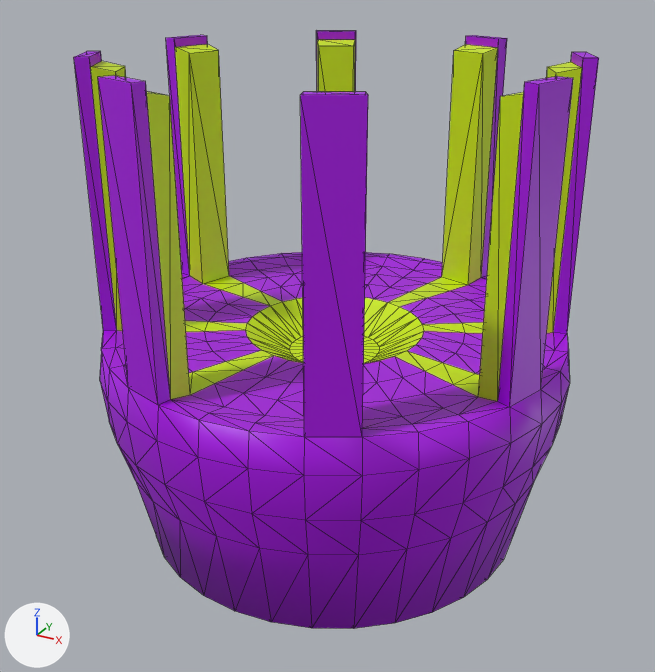
One commit to the COLLADA model 3d-models/AlienStructureSpawnerVertical.dae: the scene before it, then after it.
One viewpoint serves both versions: a 50 mm lens placed at (1.71, -3.18, 1.66), pointed at (-0.01, -0.05, 0.09). Arrows for +X, +Y and +Z are at lower left; the lights stay in place. Mesh edges are drawn as thin lines.

The scene before the commit, as lines of its bpy script (objects in view):
```python
me_sphere = bpy.data.meshes.new('Sphere')
me_sphere.from_pydata(...)  # 546 vertices, 1088 faces; spans x -1.0..1.0, y -1.0..1.0, z -0.8..1.25
# faces by material slot: [864, 224]
me_sphere.materials.append(mat_material_001)  # purple #a900e6
me_sphere.materials.append(mat_material_002)  # yellow #c9e600
ob_sphere = bpy.data.objects.new('Sphere', me_sphere)
ob_sphere.location = (0.0, 0.0, 0.0)
```
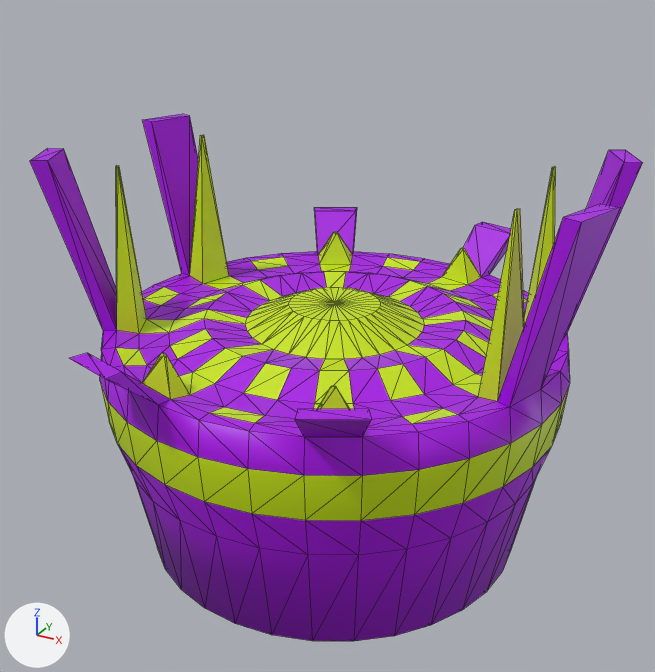
Where the change shows, as pixel boxes (x1, y1, x2, y2) in the pictures (655 x 672 px; the box of a moved part takes in the faces that stretch with it):
'Sphere', reshaped (17% wider, 12% shorter): before (74, 30, 599, 628); after (30, 114, 643, 641)
part 1 of me_sphere, moved or reshaped: before (135, 480, 534, 628); after (134, 476, 537, 641)
part 2 of me_sphere, moved or reshaped: before (246, 298, 424, 363); after (245, 291, 424, 359)
part 3 of me_sphere, moved or reshaped: before (184, 273, 484, 403); after (169, 271, 493, 404)
part 4 of me_sphere, moved or reshaped: before (290, 335, 379, 363); after (289, 287, 380, 321)
part 5 of me_sphere, moved or reshaped: before (74, 30, 599, 437); after (30, 114, 643, 437)
part 6 of me_sphere, recoloured: (100, 257, 569, 521) in both

The change in detail:
me_sphere is used by ob_sphere; location (0.0, 0.0, 0.0).
me_sphere had 546 vertices, 1088 faces and spanned x -1.0..1.0, y -1.0..1.0, z -0.8..1.25.
me_sphere now has 546 vertices, 1088 faces and spans x -1.17..1.17, y -1.17..1.17, z -0.86..0.86.
me_sphere part 1: all 161 vertices in x -0.83..0.83, y -0.83..0.83, z -0.8 are moved by (0.0, 0.0, -0.06).
me_sphere part 2: all 32 vertices in x -0.38..0.38, y -0.38..0.38, z 0.12 are moved by (0.0, 0.0, 0.03).
me_sphere part 3: 32 of the vertices in x -0.56..0.56, y -0.56..0.56, z 0.12 are moved by (0.0, 0.0, 0.06).
me_sphere part 4: all 33 vertices in x -0.2..0.2, y -0.2..0.2, z 0.02 are moved by (0.0, 0.0, 0.21).
me_sphere part 5: 64 of 546 vertices moved; they spanned x -0.96..0.96, y -0.96..0.96, z 1.19..1.25 and now span x -1.17..1.17, y -1.17..1.17, z 0.27..0.86; mean shift (0.0, 0.0, -0.66); largest move (-0.38, 0.91, 1.25) -> (-0.46, 1.1, 0.32).
me_sphere part 6: 96 faces spanning x -1.0..1.0, y -1.0..1.0, z -0.2..0.18 switch from mat_material_001 (purple #a900e6) to mat_material_002 (yellow #c9e600).
